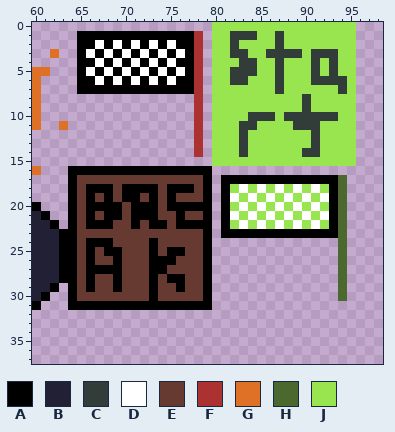
File history of a pixel-art file, Assets/Tilemaps/Level/levelsheet_01.aseprite. That is the earlier state.
256x256 pixels, 1 frame. Colours within 5 levels of each other are drawn and written as one. Shown: x 60..98, y 0..37.
Palette (. is transparent): A #000000  B #222034  C #323c39  D #ffffff  E #663931  F #ac3232  G #df7126  H #4b692f  J #99e550
Pixels before, first column x 60:
 0 ....................JJJJJJJJJJJJJJJJ
 1 .....AAAAAAAAAAAAAF.JJCCCJJCJJJJJJJJ
 2 .....AADADADADADAAF.JJCJJJJCJJJJJJJJ
 3 ..G..ADADADADADADAF.JJCCJJCCCCJCCCJJ
 4 .....AADADADADADAAF.JJJCCJJCJJJCJCJJ
 5 GG...ADADADADADADAF.JJCCCJJCJJJCJCJJ
 6 G....AADADADADADAAF.JJCCJJJCJJJCCCCJ
 7 G....AAAAAAAAAAAAAF.JJJJJJJCJJJJJJCJ
 8 G.................F.JJJJJJJJJJCJJJJJ
 9 G.................F.JJJJJJJJJJCJJJJJ
10 G.................F.JJJJCCCJCCCCCCJJ
11 G..G..............F.JJJCCJJJJCCCJJJJ
12 ..................F.JJJCJJJJJJJCJJJJ
13 ..................F.JJJCJJJJJJJCJJJJ
14 ..................F.JJJCJJJJJJCCJJJJ
15 ....................JJJJJJJJJJJJJJJJ
16 G...AAAAAAAAAAAAAAAA................
17 ....AEEEEEEEEEEEEEEA.AAAAAAAAAAAAAH.
18 ....AEAAAEAAAAEAAAEA.AJDJDJDJDJDJAH.
19 ....AEAEAEAAEAEAEEEA.ADJDJDJDJDJDAH.
20 A...AEAAAAEAAAEAAAAA.AJDJDJDJDJDJAH.
21 BA..AEAEAAEAAAEEAEEA.ADJDJDJDJDJDAH.
22 BBA.AEAAAEEAEAAEAAAA.AJDJDJDJDJDJAH.
23 BBBAAEEEEEEEEEEEEEEA.AAAAAAAAAAAAAH.
24 BBBAAEAAAEEEEAEEEEEA..............H.
25 BBBAAEAEAAEEEAEAAEEA..............H.
26 BBBAAEAEEAEEEAAAEEEA..............H.
27 BBBAAEAAAAEEEAAEEEEA..............H.
28 BBBAAEAEEAEEEAEAAEEA..............H.
29 BBA.AEAEEAEEEAEEAEEA..............H.
30 BA..AEEEEEEEEAEEEEEA..............H.
31 A...AAAAAAAAAAAAAAAA................
Once edited:
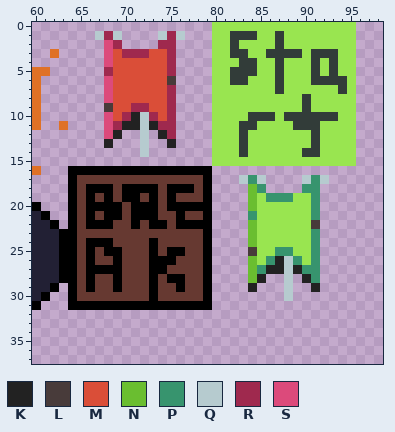
Colours new in this view: K #222222  L #483b3a  M #da4e38  N #6abe30  P #37946e  Q #b6cbcf  R #9f294e  S #dc4a7b
Difference:
Changed rows in their new state; - is an unchanged pixel.
first column x 65:
 1 ..QRQ....QRQ..----------------
 2 ...SR....RR...----------------
 3 ...SMRRRMMR...----------------
 4 ...SMMMMMMR...----------------
 5 ...RMMMMMMR...----------------
 6 ...SMMMMMML...----------------
 7 ...SMMMMMMR...----------------
 8 ---SMMMMMMR--.----------------
 9 ---LMMRRMMR--.----------------
10 ---SMRKQRMR--.----------------
11 ---SRKKQKRR--.----------------
12 ---SK--Q-KR--.----------------
13 ---K---Q--K--.----------------
14 -------Q-----.----------------
17 ----------------..QPQ....QPQ..
18 ----------------...NP....PP...
19 ----------------...N-PPP-JP...
20 ----------------...NJ-J-J-P...
21 ----------------...P-J-J-JP...
22 ----------------...NJ-J-J-L...
23 ----------------...NJJJJJJP...
24 -------------------NJJJJJJP--.
25 -------------------LJJPPJJP--.
26 -------------------NJPKQPJP--.
27 -------------------NPKKQKPP--.
28 -------------------NK--Q-KP--.
29 -------------------K---Q--K--.
30 -----------------------Q-----.
Pixel boxes of the changes (left, top, right, bottom) in both pictures:
changed: (77, 31, 347, 301)
